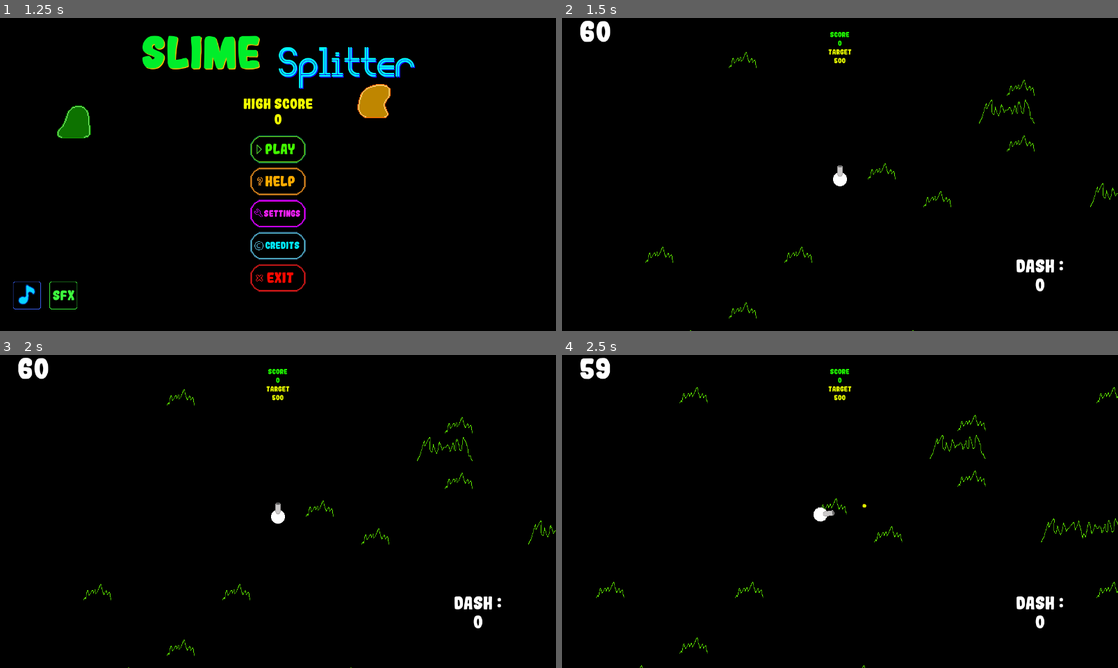
Above: before the commit, frames 1-4 (two rows, left to right).
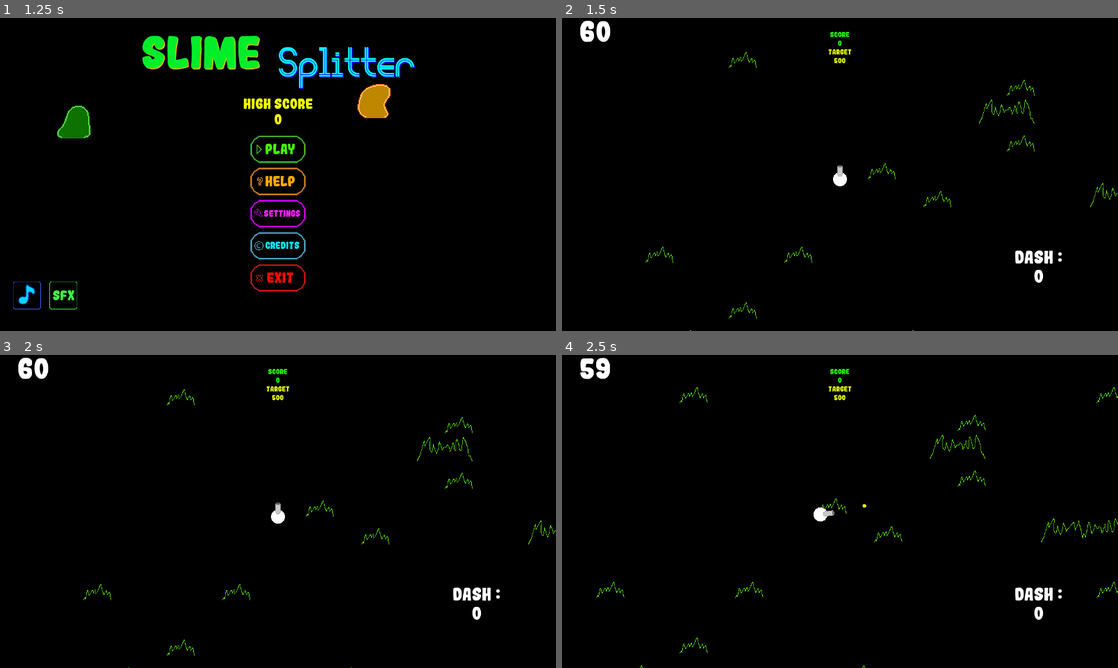
Above: after the commit, the same moments.

Repository: Insta-x/slime-splitter-game
Game: Godot game, scene res://Menu/Menu.tscn
Two runs of this game, one before a commit and one after it. Both use one fixed random seed, a clock stepped at 60 frames per second and the inputs below.
Inputs (mouse positions are in pixels of both pictures, inside the frame that each line leads up to):
- Up to frame 1 (1.25 s): click "Play" at 0.5 s
- Up to frame 2 (1.5 s): click "Play" at 1.25 s
- Up to frame 3 (2 s): no input
- Up to frame 4 (2.5 s): tap Enter at 2 s; move the mouse to (962, 495) at 2.02 s; hold D (move_right) from 2.03 s (still down); hold Space (dash) from 2.03 s (still down); click (962, 495) at 2.17 s

Frame 1 is identical in both runs. In frame 2, 0.5% of the frame differs, in the area x 81-91%, y 74-88%; in frame 3, 0.5%; in frame 4, 0.5%.

Commit message:
Add a commit message

Diff:
--- a/GameMode/Game.gd
+++ b/GameMode/Game.gd
@@ -79,13 +79,14 @@
 func add_score(size : int, type : int) -> void:
 	self.score += 1 << (size - 1)
 	LootContainer[type] += size
-	player.dash_count =  LootContainer[2]
-	$HUD/DashLabel.text = "Dash :\n" + str(LootContainer[2])
+	player.dash_count =  LootContainer[0]
+	$HUD/DashLabel.text = "Dash :\n" + str(LootContainer[0])
 
 
 func  player_dashed() -> void:
+	print("wuw")
 	LootContainer[0] -= 1
-	$HUD/DashLabel.text = "Dash :\n" + str(LootContainer[2])
+	$HUD/DashLabel.text = "Dash :\n" + str(LootContainer[0])
 
 
 func _on_SpawnTimer_timeout() -> void:
--- a/GameMode/Game.tscn
+++ b/GameMode/Game.tscn
@@ -82,11 +82,11 @@
 }
 
 [node name="DashLabel" type="Label" parent="HUD"]
-margin_left = 1000.0
-margin_top = 550.0
-margin_right = 1202.0
-margin_bottom = 635.0
-custom_fonts/font = SubResource( 6 )
+margin_left = 1042.0
+margin_top = 530.0
+margin_right = 1153.0
+margin_bottom = 615.0
+custom_fonts/font = SubResource( 4 )
 text = "Dash :
 0"
 align = 1
--- a/Menu/Misc/MenuDashSlime.tscn
+++ b/Menu/Misc/MenuDashSlime.tscn
@@ -2,6 +2,9 @@
 
 [ext_resource path="res://Menu/Misc/MenuDashSlime.gd" type="Script" id=1]
 [ext_resource path="res://Assets/Art/DashSlime-test.png" type="Texture" id=2]
+
+
+
 
 
 
--- a/Menu/Misc/MenuSlime.tscn
+++ b/Menu/Misc/MenuSlime.tscn
@@ -2,6 +2,9 @@
 
 [ext_resource path="res://Menu/Misc/MenuSlime.gd" type="Script" id=1]
 [ext_resource path="res://Assets/Art/NormalSlime-test.png" type="Texture" id=2]
+
+
+
 
 
 
--- a/Menu/Setting/Setting.tscn
+++ b/Menu/Setting/Setting.tscn
@@ -12,6 +12,9 @@
 
 
 
+
+
+
 [sub_resource type="DynamicFont" id=1]
 size = 40
 font_data = ExtResource( 1 )
--- a/Objects/Bullet/GunBullet.tscn
+++ b/Objects/Bullet/GunBullet.tscn
@@ -2,6 +2,9 @@
 
 [ext_resource path="res://Objects/Bullet/GunBullet.gd" type="Script" id=1]
 [ext_resource path="res://Assets/Art/GunBullet.png" type="Texture" id=2]
+
+
+
 
 [sub_resource type="RectangleShape2D" id=1]
 extents = Vector2( 4, 4 )
--- a/Objects/Bullet/SplitterBullet.tscn
+++ b/Objects/Bullet/SplitterBullet.tscn
@@ -2,6 +2,9 @@
 
 [ext_resource path="res://Objects/Bullet/SplitterBullet.gd" type="Script" id=1]
 [ext_resource path="res://Assets/Art/LaserBullet.png" type="Texture" id=2]
+
+
+
 
 [sub_resource type="RectangleShape2D" id=1]
 extents = Vector2( 4, 4 )
--- a/Objects/Slimes/DashSlime.tscn
+++ b/Objects/Slimes/DashSlime.tscn
@@ -8,6 +8,9 @@
 [ext_resource path="res://Assets/Audios/SlimeHit.wav" type="AudioStream" id=6]
 [ext_resource path="res://Assets/Audios/MergeSlime.wav" type="AudioStream" id=7]
 [ext_resource path="res://Assets/Art/StunnedStar-sheet.png" type="Texture" id=8]
+
+
+
 
 [sub_resource type="AtlasTexture" id=1]
 atlas = ExtResource( 1 )
--- a/Objects/Slimes/MotherSlime.tscn
+++ b/Objects/Slimes/MotherSlime.tscn
@@ -154,14 +154,14 @@
 
 [node name="AnimatedSprite" type="AnimatedSprite" parent="."]
 frames = SubResource( 17 )
-frame = 1
+frame = 3
 playing = true
 
 [node name="StunnedSprite" type="AnimatedSprite" parent="."]
 visible = false
 position = Vector2( 0, -32 )
 frames = SubResource( 29 )
-frame = 10
+frame = 3
 playing = true
 
 [node name="CollisionShape2D" type="CollisionShape2D" parent="."]
--- a/Objects/Slimes/NormalSlime.tscn
+++ b/Objects/Slimes/NormalSlime.tscn
@@ -8,6 +8,9 @@
 [ext_resource path="res://Assets/Audios/SlimeHit.wav" type="AudioStream" id=6]
 [ext_resource path="res://Assets/Art/NormalSlimeDeath.png" type="Texture" id=7]
 [ext_resource path="res://Assets/Art/StunnedStar-sheet.png" type="Texture" id=8]
+
+
+
 
 [sub_resource type="AtlasTexture" id=1]
 atlas = ExtResource( 2 )
--- a/Objects/TileMapGenerator.tscn
+++ b/Objects/TileMapGenerator.tscn
@@ -2,6 +2,9 @@
 
 [ext_resource path="res://Objects/TileMapGenerator.gd" type="Script" id=1]
 [ext_resource path="res://Assets/Art/grass-autotile.png" type="Texture" id=2]
+
+
+
 
 [sub_resource type="TileSet" id=1]
 0/name = "grass-autotile.png 0"
Not shown: 3 places in GameMode/Game.tscn that only renumber resources
